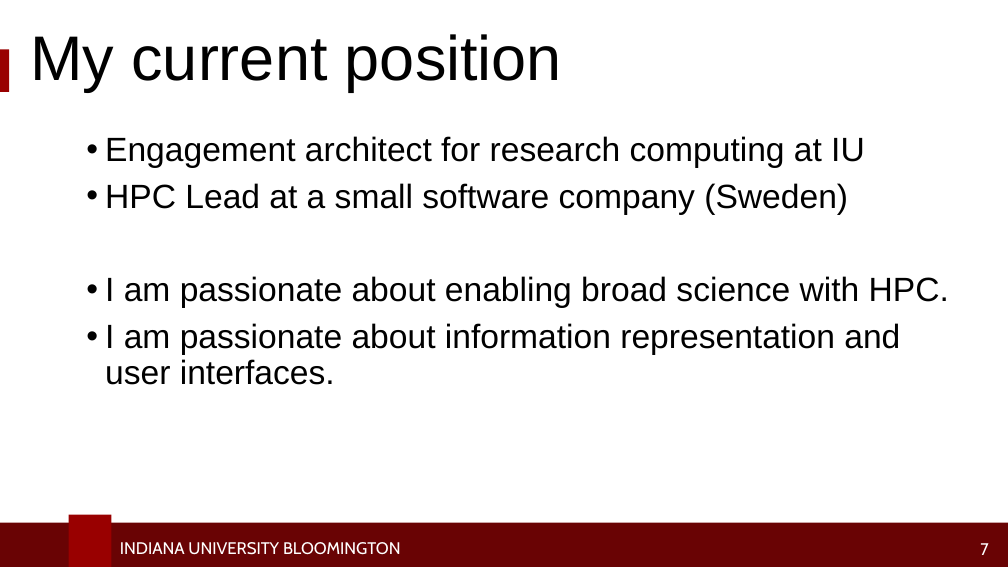
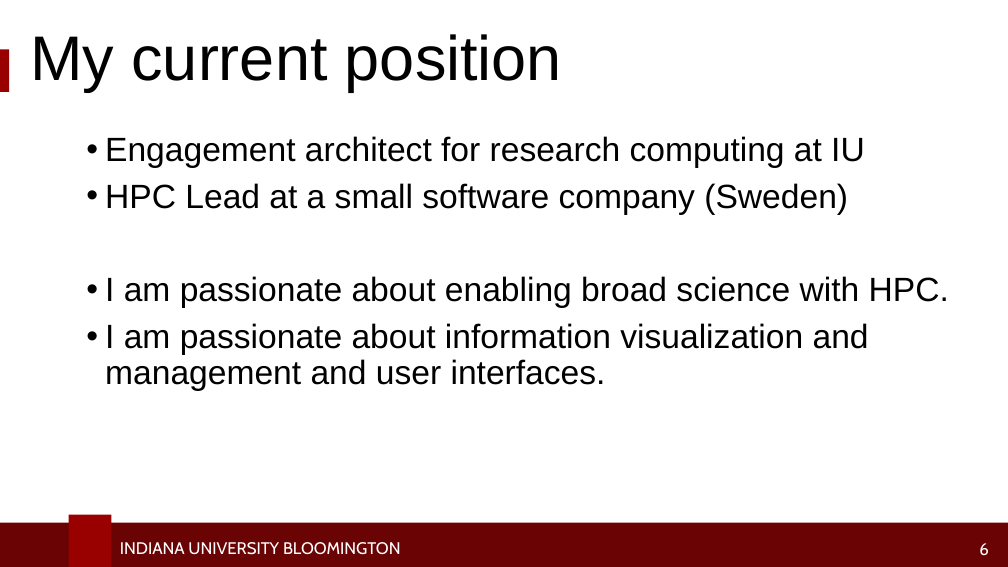
Before and after one commit to access-ci-org/Operations-STEP-2026, a slide deck: slide 6 of CareerSpotlights/RobertHenschel.pptx (slide 7 before the commit). Drawn at 1008x567 pixels with LibreOffice and Linux fonts; fonts in the diff are those of the drawing; background and template pictures are left out. Boxes give left, top, right and bottom in pixels: in the first picture for what was removed or moved away, otherwise in the second. Text is boxed around its words. In the diff, an @@ line names an element or a change of style, - is before the commit and + after.

```diff
--- a/CareerSpotlights/RobertHenschel.pptx
+++ b/CareerSpotlights/RobertHenschel.pptx
@@ text at [105, 323, 869, 391]: text changed @@
-• I am passionate about information representation and user interfaces.
+• I am passionate about information visualization and management and user interfaces.
@@ page number at [979, 543, 989, 555]: text changed @@
-7
+6
```
Also in this commit, not shown: 4 other slides changed, 1 slide removed.
